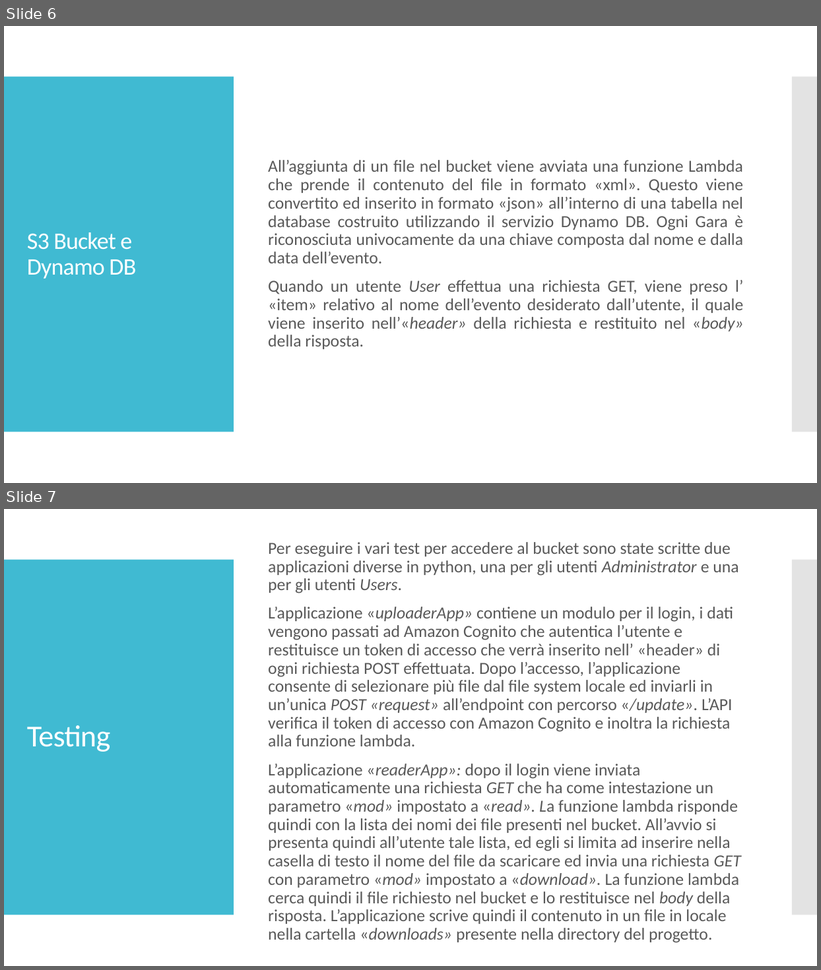
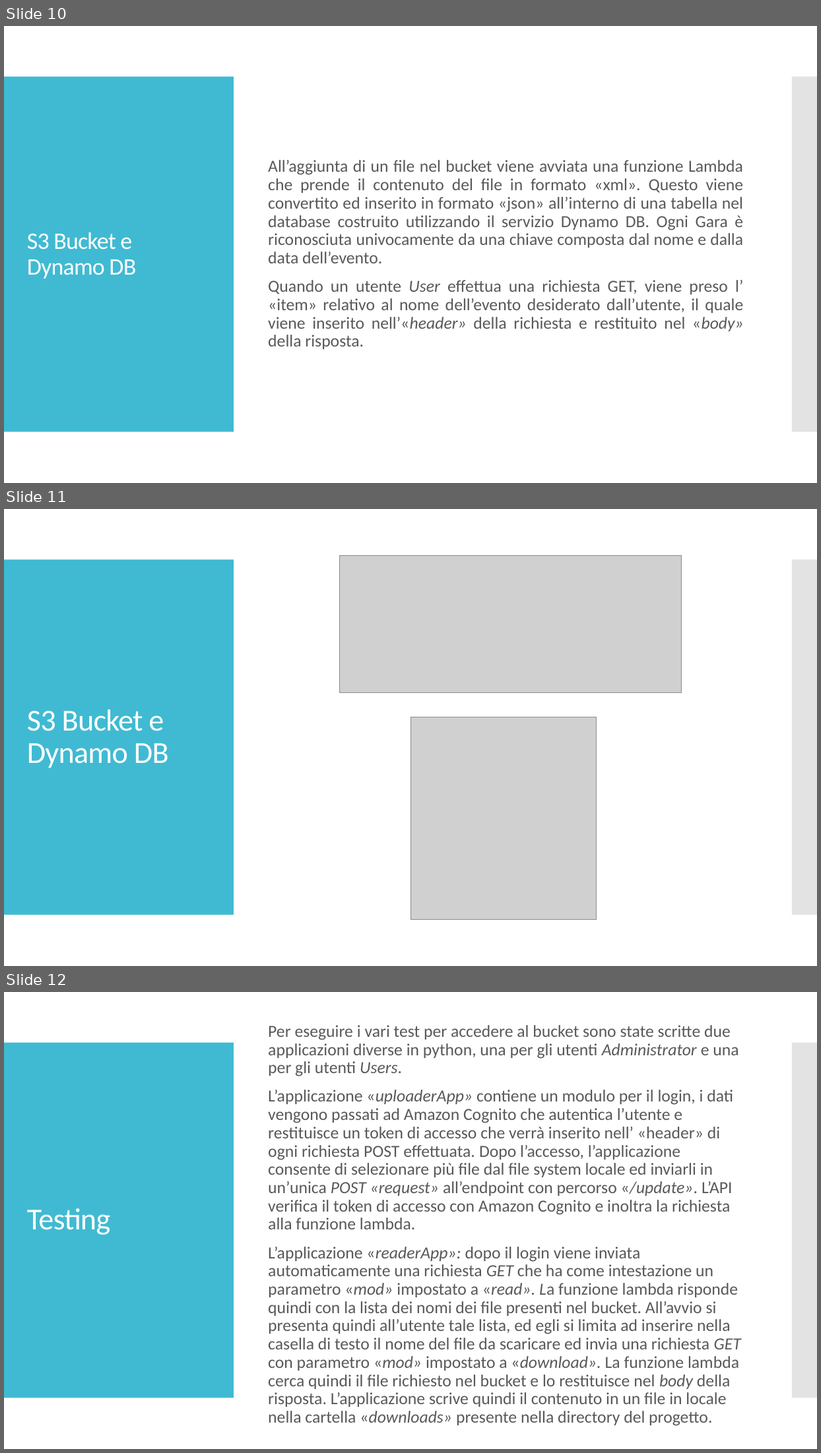
Before and after one commit to MatiasNegro/tcm_homeworks_and_project, a slide deck: presentazionev2.0.pptx. Shown one above the other, each under a label of ours: slides 6 and 7 before the commit, slides 10, 11 and 12 after it. The pictures are 821x970 and 821x1453 pixels, drawn with LibreOffice and Linux fonts; fonts in the diff are those of the drawing; grey boxes stand for pictures. Boxes give left, top, right and bottom in pixels: in the first picture for what was removed or moved away, otherwise in the second. Text is boxed around its words. In the diff, an @@ line names an element or a change of style, - is before the commit and + after.

```diff
--- a/presentazionev2.0.pptx
+++ b/presentazionev2.0.pptx
@@ slide 11 added at (4,509,817,966), background #FFFFFF; not listed: 2 template elements that a slide beside it also shows @@
@@ picture added at (339,555,681,692) @@
@@ title added at (27,710,169,768), 36 pt, text #FFFFFF @@
+S3 Bucket e Dynamo DB
@@ picture added at (411,717,597,920) @@
@@ what was slide 6 is now slide 10 @@
@@ what was slide 7 is now slide 12 @@
```
Also in this commit, not shown: 2 slides changed, 4 other slides added, 2 other files.
